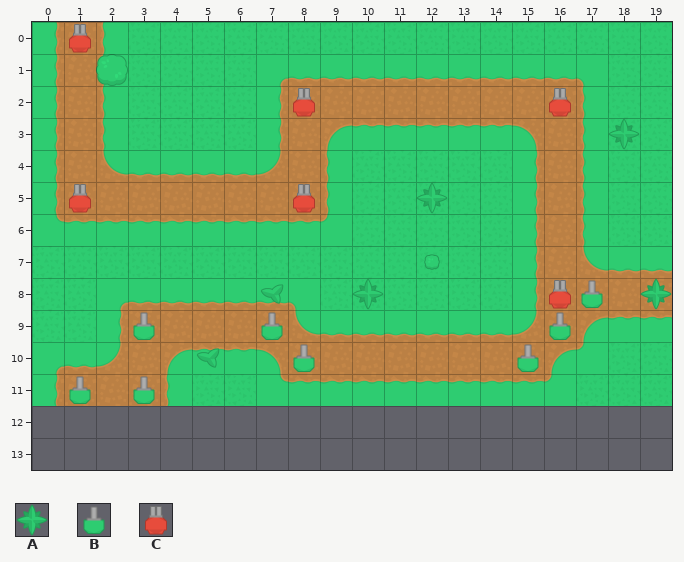
One commit to this Tiled map: assets/maps/home.tmx. That is the earlier state.
Cells are 32x32 px. Shown: x 0..19, y 0..13. The old version is drawn lined up with the new one.
Key: from "towerDefense_tilesheet": A 134, B 249, C 250.
_ is an empty cell.
Layer "Tile Layer 1" before, first column x 0:
 0 _C__________________
 1 ____________________
 2 ________C_______C___
 3 ____________________
 4 ____________________
 5 _C______C___________
 6 ____________________
 7 ____________________
 8 ________________CB_A
 9 ___B___B________B___
10 ________B______B____
11 _B_B________________
12 ____________________
13 ____________________
Once edited:
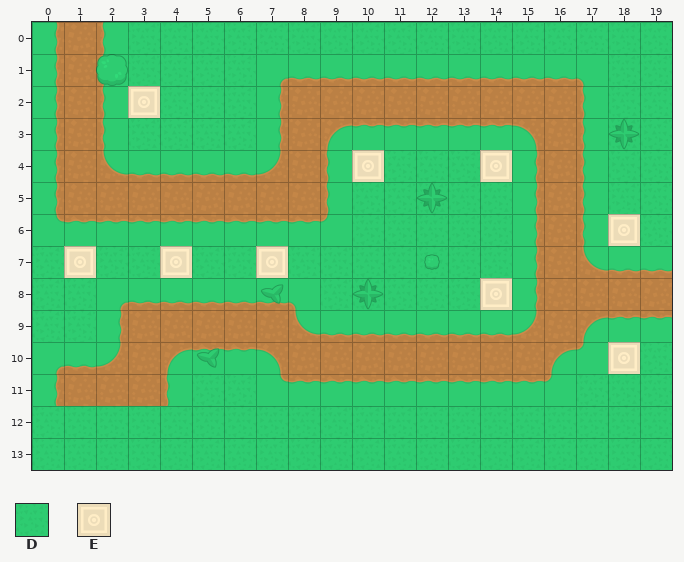
Further tiles: from "towerDefense_tilesheet": D 24, E 110.
Tiles of an added or newly shown layer are drawn over the layers below it.
Author's note on the commit: Added support for towers
The exact change:
map size 20x12 -> 20x14 cells
Layer "Tile Layer 1" (now hidden):
The edit erases tile A in row 8 at x 19.
The edit erases tile B in row 8 at x 17; in row 9 at x 3, 7 and 16; in row 10 at x 8 and 15; in row 11 at x 1 and 3.
The edit erases tile C in row 0 at x 1; in row 2 at x 8 and 16; in row 5 at x 1 and 8; in row 8 at x 16.
Layer "towers" (added):
There is now tile D in rows 12 to 13 at x 0 to 19.
There is now tile E in row 2 at x 3; in row 4 at x 10 and 14; in row 6 at x 18; in row 7 at x 1, 4 and 7; in row 8 at x 14; in row 10 at x 18.
